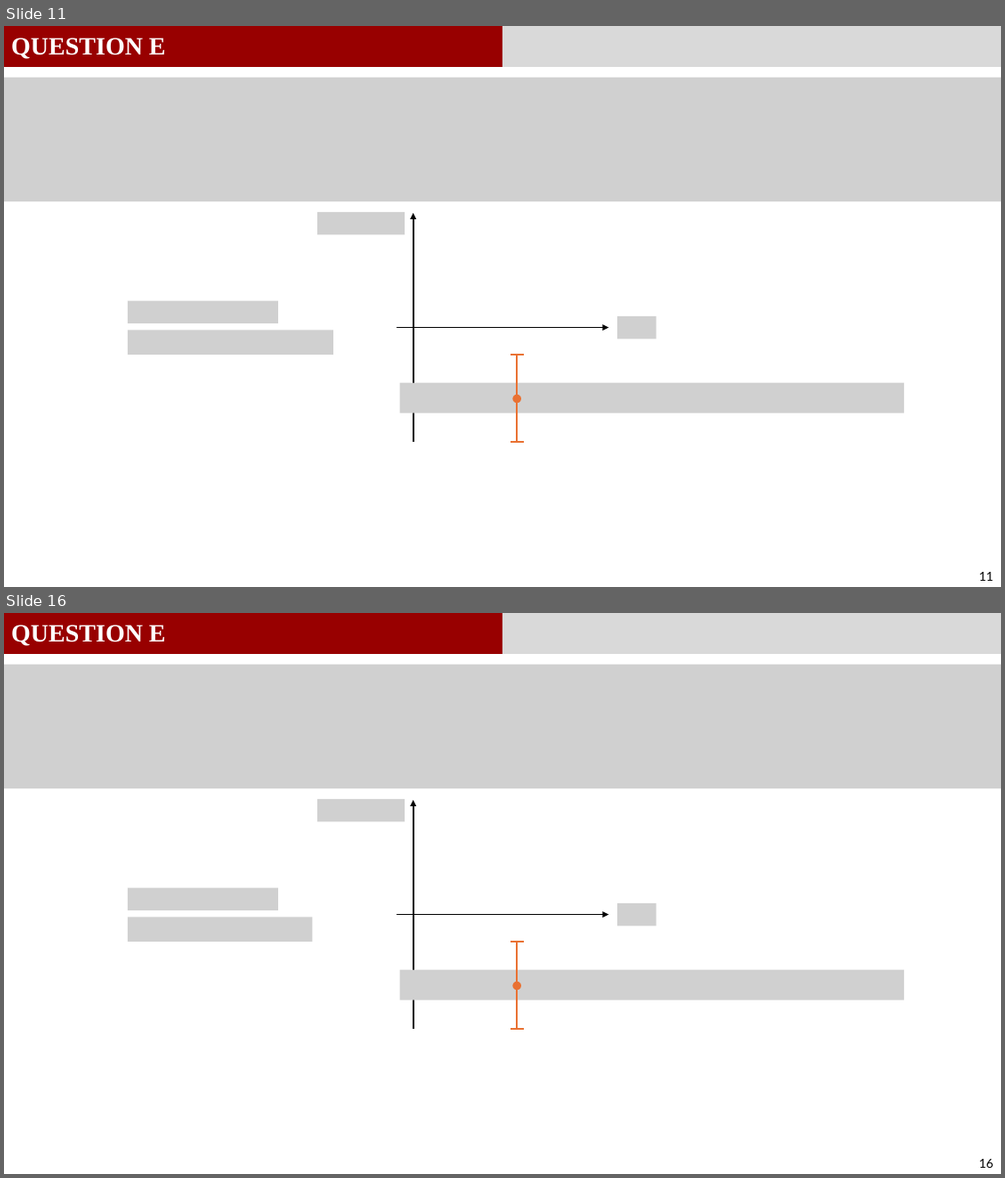
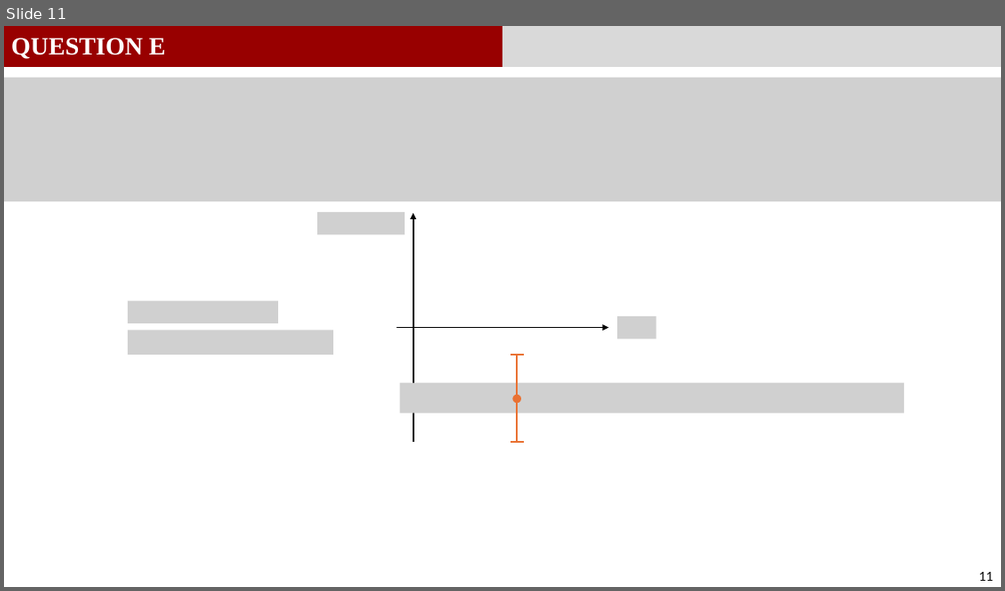
Before and after one commit to GauthierBRUNEL/MEC8211_devoir_3, a slide deck: doc/Rapport_Devoir3.pptx. Shown one above the other, each under a label of ours: slides 11 and 16 before the commit, slide 11 after it; the slides between them are not shown. The pictures are 1005x1178 and 1005x591 pixels, drawn with LibreOffice and Linux fonts; fonts in the diff are those of the drawing; grey boxes stand for pictures. Boxes give left, top, right and bottom in pixels: in the first picture for what was removed or moved away, otherwise in the second. Text is boxed around its words. In the diff, an @@ line names an element or a change of style, - is before the commit and + after.

```diff
--- a/doc/Rapport_Devoir3.pptx
+++ b/doc/Rapport_Devoir3.pptx
@@ slide 16 removed at [4,613,1001,1174], background #FFFFFF @@
@@ rectangle removed at [4,613,502,654] @@
@@ text removed at [11,625,166,646] @@
-QUESTION E
@@ rectangle removed at [502,613,1001,654] @@
@@ picture removed at [4,665,1001,788] @@
@@ picture removed at [317,799,404,821] @@
@@ arrow removed from (413, 1029) to (413, 800) @@
@@ picture removed at [128,887,278,910] @@
@@ picture removed at [617,903,656,925] @@
@@ picture removed at [128,917,312,942] @@
@@ arrow removed from (396, 915) to (609, 915) @@
@@ line removed from (524, 941) to (510, 941) @@
@@ line removed from (517, 941) to (517, 1030) @@
@@ picture removed at [399,970,904,999] @@
@@ ellipse removed at [512,981,521,989] @@
@@ line removed from (524, 1029) to (510, 1029) @@
@@ page number removed at [979,1159,993,1167] @@
-16
```
Also in this commit, not shown: 4 other slides removed.
